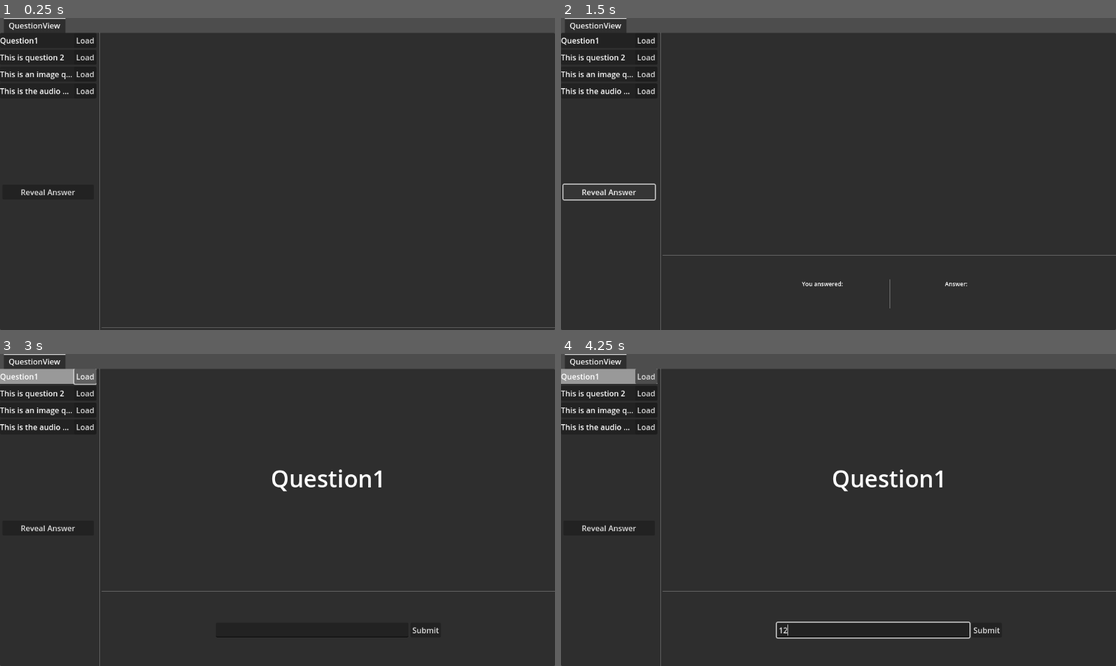
Above: before the commit, frames 1-4 (two rows, left to right).
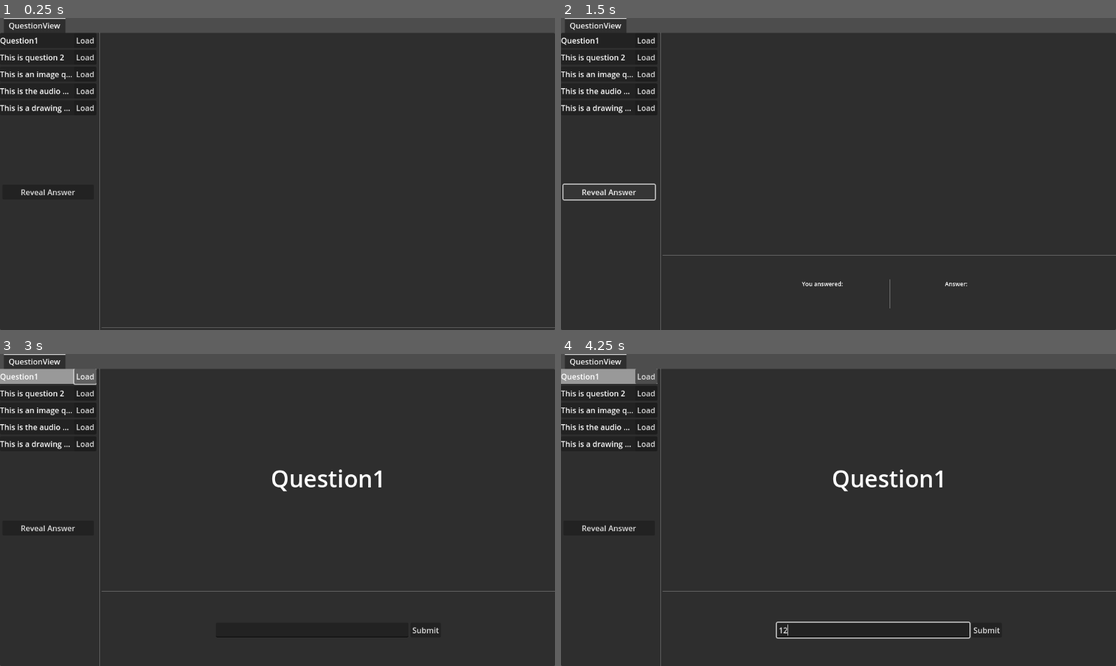
Above: after the commit, the same moments.

Repository: Klawneb/QuizzinMk3
Game: Godot game, scene res://Scenes/HostView/HostView.tscn
Same seed, same stepped clock (60 frames per second), same inputs: the game is played once before the commit and once after it. This scene is started directly instead of the project's main scene.
Inputs (mouse positions are in pixels of both pictures, inside the frame that each line leads up to):
- Up to frame 1 (0.25 s): no input
- Up to frame 2 (1.5 s): click "Reveal Answer" at 0.5 s; click "Reveal Answer" at 1.25 s
- Up to frame 3 (3 s): click "Reveal Answer" at 2 s; click "Load" at 2.75 s
- Up to frame 4 (4.25 s): click (871, 628) at 3.52 s; type "12" at 3.6 s

The runs differ from the first frame. In frame 1, 0.2% of the frame differs, in the area x 0-17%, y 27-31%; in frame 2, 0.2%; in frame 3, 0.2%; in frame 4, 0.2%.
Error in both runs: Invalid access to property or key 'id' on a base object of type 'Nil'. (res://Scenes/QuestionView/AnswerRevealed/AnswerRevealed.gd:11)

Commit message:
add drawing question

Diff:
--- /dev/null
+++ b/Assets/Resources/DrawingQuestion.gd
@@ -0,0 +1,4 @@
+extends Question
+class_name DrawingQuestion
+
+@export var prompts: Array[String] = []
--- a/Assets/Resources/Question.gd
+++ b/Assets/Resources/Question.gd
@@ -5,6 +5,7 @@
 	TEXT,
 	IMAGE,
 	AUDIO,
+	DRAWING,
 	NONE
 }
 
--- /dev/null
+++ b/Assets/Resources/Questions/Question5.tres
@@ -0,0 +1,12 @@
+[gd_resource type="Resource" script_class="DrawingQuestion" load_steps=2 format=3 uid="uid://bk1no7tt7e2n1"]
+
+[ext_resource type="Script" path="res://Assets/Resources/DrawingQuestion.gd" id="1_fwldk"]
+
+[resource]
+script = ExtResource("1_fwldk")
+prompts = Array[String](["11111", "22222", "33333", "44444", "55555"])
+id = "67bb854a-346f-4202-acf3-1c7c9749a615"
+main_text = "This is a drawing Question"
+answers = Array[String]([])
+question_type = 3
+answer_type = 0
--- /dev/null
+++ b/Scenes/QuestionView/QuestionDrawing/QuestionDrawing.gd
@@ -0,0 +1,56 @@
+extends QuestionBase
+
+@onready var center: Control = $Center
+
+var lines: Array = []
+var left_mouse_pressed: bool = false
+
+var brush_color: Color = Color.BLACK
+var brush_width: int = 1
+var canvas_color: Color = Color.WHITE
+
+func _input(event: InputEvent) -> void:
+	var mouse_event = event as InputEventMouse
+	if event.is_action_pressed("left_mouse"):
+		left_mouse_pressed = true
+		add_new_line(brush_color, brush_width)
+	if event.is_action_released("left_mouse"):
+		left_mouse_pressed = false
+
+	if event is InputEventMouseMotion and left_mouse_pressed:
+		var local_position = center.get_local_mouse_position()
+		if local_position.x < -250 or local_position.x > 250:
+			add_new_line(brush_color, brush_width)
+			return
+		if local_position.y < -250 or local_position.y > 250:
+			add_new_line(brush_color, brush_width)
+			return
+		lines.back().points.append(local_position)
+
+	queue_redraw()
+
+func _draw() -> void:
+	draw_rect(Rect2(center.position + Vector2(-250,-250),  Vector2(500,500)), canvas_color)
+
+	# translate points to be relative to the canvas center
+	var transform = Transform2D(0, -center.position)
+	for line in lines:
+		if line.points.size() > 1:
+			draw_polyline(line.points * transform, line.color, line.width, false)
+
+func add_new_line(color: Color, width: int):
+	lines.append({
+		"color": color,
+		"width": width,
+		"points": PackedVector2Array()
+	})
+
+func _on_brush_color_color_changed(color: Color) -> void:
+	brush_color = color
+
+func _on_canvas_color_color_changed(color: Color) -> void:
+	canvas_color = color
+	queue_redraw()
+
+func _on_brush_width_value_changed(value: float) -> void:
+	brush_width = value
--- /dev/null
+++ b/Scenes/QuestionView/QuestionDrawing/QuestionDrawing.tscn
@@ -0,0 +1,72 @@
+[gd_scene load_steps=2 format=3 uid="uid://bh8gkcnf7vuu5"]
+
+[ext_resource type="Script" path="res://Scenes/QuestionView/QuestionDrawing/QuestionDrawing.gd" id="1_mcdh6"]
+
+[node name="QuestionDrawing" type="Control"]
+layout_mode = 3
+anchors_preset = 15
+anchor_right = 1.0
+anchor_bottom = 1.0
+grow_horizontal = 2
+grow_vertical = 2
+size_flags_horizontal = 3
+size_flags_vertical = 3
+script = ExtResource("1_mcdh6")
+
+[node name="Center" type="Control" parent="."]
+layout_mode = 1
+anchors_preset = 8
+anchor_left = 0.5
+anchor_top = 0.5
+anchor_right = 0.5
+anchor_bottom = 0.5
+grow_horizontal = 2
+grow_vertical = 2
+
+[node name="VBoxContainer" type="VBoxContainer" parent="Center"]
+layout_mode = 1
+anchors_preset = 8
+anchor_left = 0.5
+anchor_top = 0.5
+anchor_right = 0.5
+anchor_bottom = 0.5
+offset_left = 270.0
+offset_top = -250.0
+offset_right = 370.0
+offset_bottom = 250.0
+grow_horizontal = 2
+grow_vertical = 2
+
+[node name="Label" type="Label" parent="Center/VBoxContainer"]
+layout_mode = 2
+text = "Brush Colour:"
+horizontal_alignment = 1
+
+[node name="BrushColor" type="ColorPickerButton" parent="Center/VBoxContainer"]
+custom_minimum_size = Vector2(0, 40)
+layout_mode = 2
+
+[node name="Label2" type="Label" parent="Center/VBoxContainer"]
+layout_mode = 2
+text = "Brush Width:"
+horizontal_alignment = 1
+
+[node name="BrushWidth" type="SpinBox" parent="Center/VBoxContainer"]
+layout_mode = 2
+max_value = 50.0
+value = 1.0
+
+[node name="Label3" type="Label" parent="Center/VBoxContainer"]
+layout_mode = 2
+text = "Canvas Colour:"
+horizontal_alignment = 1
+
+[node name="CanvasColor" type="ColorPickerButton" parent="Center/VBoxContainer"]
+custom_minimum_size = Vector2(0, 40)
+layout_mode = 2
+color = Color(1, 1, 1, 1)
+
+[connection signal="minimum_size_changed" from="." to="." method="_on_minimum_size_changed"]
+[connection signal="color_changed" from="Center/VBoxContainer/BrushColor" to="." method="_on_brush_color_color_changed"]
+[connection signal="value_changed" from="Center/VBoxContainer/BrushWidth" to="." method="_on_brush_width_value_changed"]
+[connection signal="color_changed" from="Center/VBoxContainer/CanvasColor" to="." method="_on_canvas_color_color_changed"]
--- a/Scenes/QuestionView/QuestionView.gd
+++ b/Scenes/QuestionView/QuestionView.gd
@@ -6,7 +6,8 @@
 var QuestionScenes = {
 	Question.QuestionType.TEXT: "res://Scenes/QuestionView/QuestionText/QuestionText.tscn",
 	Question.QuestionType.IMAGE: "res://Scenes/QuestionView/QuestionImage/QuestionImage.tscn",
-	Question.QuestionType.AUDIO: "res://Scenes/QuestionView/QuestionAudio/QuestionAudio.tscn"
+	Question.QuestionType.AUDIO: "res://Scenes/QuestionView/QuestionAudio/QuestionAudio.tscn",
+	Question.QuestionType.DRAWING: "res://Scenes/QuestionView/QuestionDrawing/QuestionDrawing.tscn"
 }
 
 var AnswerScenes = {
--- a/project.godot
+++ b/project.godot
@@ -27,3 +27,16 @@
 [debug]
 
 gdscript/warnings/shadowed_variable=0
+
+[input]
+
+left_mouse={
+"deadzone": 0.5,
+"events": [Object(InputEventMouseButton,"resource_local_to_scene":false,"resource_name":"","device":-1,"window_id":0,"alt_pressed":false,"shift_pressed":false,"ctrl_pressed":false,"meta_pressed":false,"button_mask":0,"position":Vector2(0, 0),"global_position":Vector2(0, 0),"factor":1.0,"button_index":1,"canceled":false,"pressed":false,"double_click":false,"script":null)
+]
+}
+right_mouse={
+"deadzone": 0.5,
+"events": [Object(InputEventMouseButton,"resource_local_to_scene":false,"resource_name":"","device":-1,"window_id":0,"alt_pressed":false,"shift_pressed":false,"ctrl_pressed":false,"meta_pressed":false,"button_mask":0,"position":Vector2(0, 0),"global_position":Vector2(0, 0),"factor":1.0,"button_index":2,"canceled":false,"pressed":false,"double_click":false,"script":null)
+]
+}
